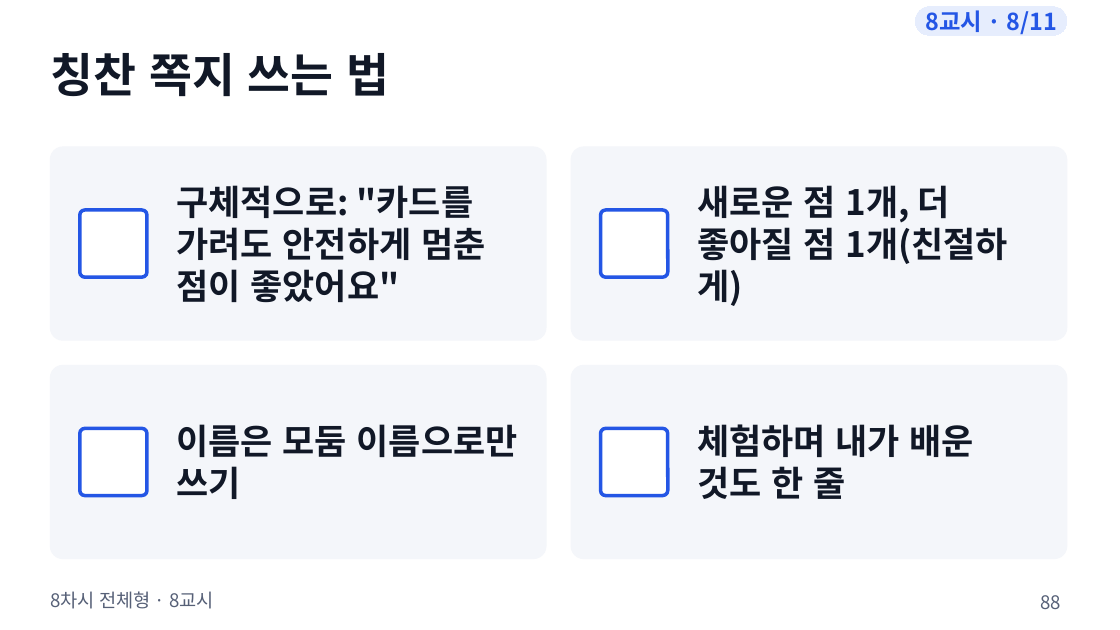
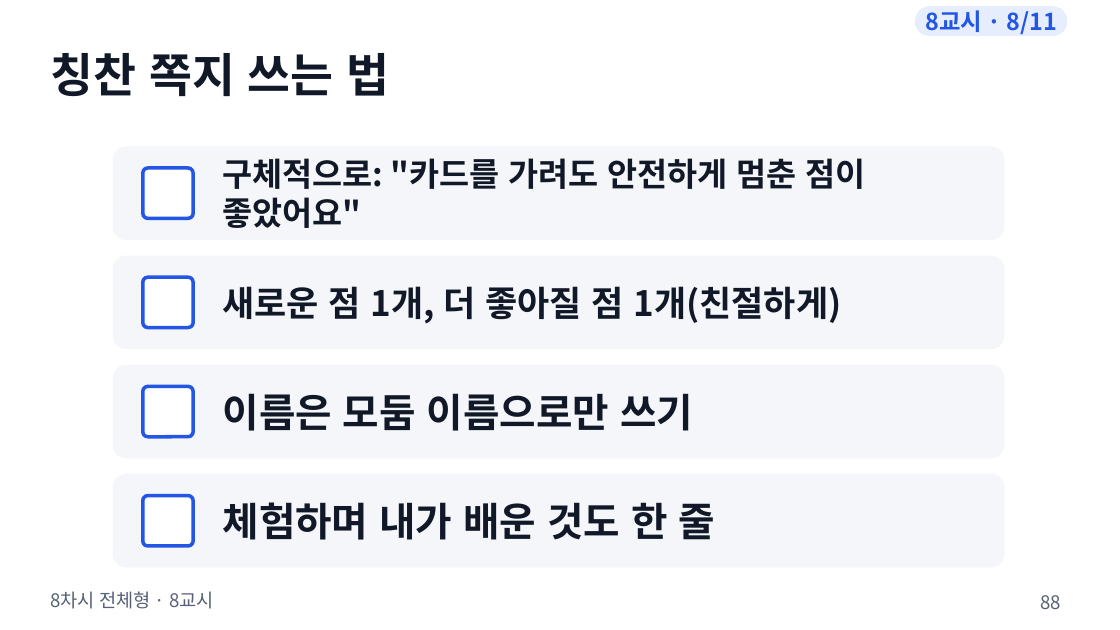
Before and after one commit to boundaryx01-uniquelife/microbit, a slide deck: slide 88 of materials/8차시_전체형/8차시_수업슬라이드.pptx. Drawn at 1120x630 pixels with LibreOffice and Linux fonts; fonts in the diff are those of the drawing. Boxes give left, top, right and bottom in pixels: in the first picture for what was removed or moved away, otherwise in the second. Text is boxed around its words. In the diff, an @@ line names an element or a change of style, - is before the commit and + after.

```diff
--- a/materials/8차시_전체형/8차시_수업슬라이드.pptx
+++ b/materials/8차시_전체형/8차시_수업슬라이드.pptx
@@ rounded rectangle: place and size @@
-rounded rectangle at bbox=[50, 147, 546, 340]
+rounded rectangle at bbox=[113, 147, 1004, 239]
@@ rounded rectangle: place and size @@
-rounded rectangle at bbox=[80, 210, 147, 277]
+rounded rectangle at bbox=[143, 168, 193, 218]
@@ text "구체적으로: "카드를 가려도 안전하게 멈춘 ...": place and size @@
-text "구체적으로: "카드를 가려도 안전하게 멈춘 ..." at bbox=[176, 185, 485, 302]
+text "구체적으로: "카드를 가려도 안전하게 멈춘 ..." at bbox=[223, 158, 866, 228]
@@ text "구체적으로: "카드를 가려도 안전하게 멈춘 ..." at bbox=[223, 158, 866, 228]: size 30 to 28 pt @@
@@ rounded rectangle: place and size @@
-rounded rectangle at bbox=[571, 147, 1067, 340]
+rounded rectangle at bbox=[113, 256, 1004, 349]
@@ text "새로운 점 1개, 더 좋아질 ..." rewrapped from bbox=[697, 185, 1009, 306] to bbox=[223, 286, 841, 324] @@
@@ rounded rectangle: place and size @@
-rounded rectangle at bbox=[601, 210, 668, 277]
+rounded rectangle at bbox=[143, 277, 193, 328]
@@ rounded rectangle: place and size @@
-rounded rectangle at bbox=[50, 365, 546, 559]
+rounded rectangle at bbox=[113, 365, 1004, 458]
@@ rounded rectangle: place and size @@
-rounded rectangle at bbox=[80, 429, 147, 496]
+rounded rectangle at bbox=[143, 386, 193, 437]
@@ text "이름은 모둠 이름으로만 쓰기": place and size @@
-text "이름은 모둠 이름으로만 쓰기" at bbox=[176, 424, 518, 499]
+text "이름은 모둠 이름으로만 쓰기" at bbox=[223, 393, 693, 431]
@@ text "이름은 모둠 이름으로만 쓰기" at bbox=[223, 393, 693, 431]: size 30 to 34 pt @@
@@ rounded rectangle: place and size @@
-rounded rectangle at bbox=[571, 365, 1067, 559]
+rounded rectangle at bbox=[113, 475, 1004, 567]
@@ proportions changed in 8 elements at bbox=[143, 168, 193, 218], bbox=[143, 386, 193, 437], bbox=[113, 147, 1004, 239], bbox=[113, 365, 1004, 458], bbox=[113, 256, 1004, 349], bbox=[113, 475, 1004, 567], bbox=[143, 277, 193, 328], bbox=[143, 496, 193, 546] @@
@@ rounded rectangle: place and size @@
-rounded rectangle at bbox=[601, 429, 668, 496]
+rounded rectangle at bbox=[143, 496, 193, 546]
@@ text "체험하며 내가 배운 것도 한 ..." at bbox=[223, 502, 715, 540]: size 30 to 34 pt @@
@@ text "체험하며 내가 배운 것도 한 ...": place and size @@
-text "체험하며 내가 배운 것도 한 ..." at bbox=[697, 424, 974, 499]
+text "체험하며 내가 배운 것도 한 ..." at bbox=[223, 502, 715, 540]
```
Also in this commit, not shown: 10 other slides changed, 11 other files.
